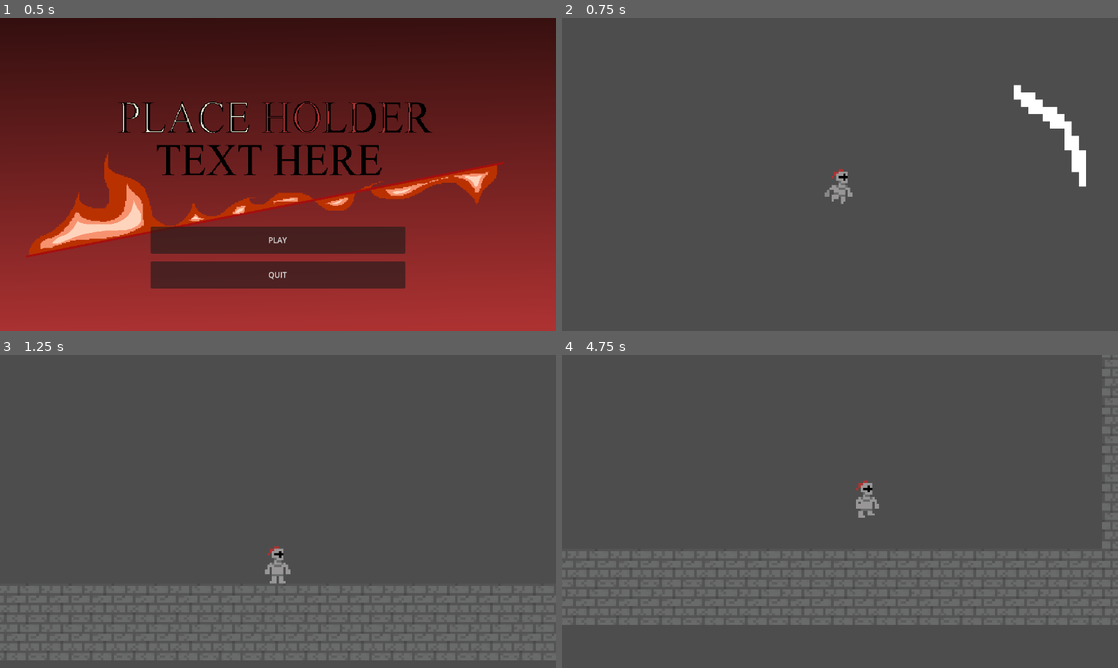
Above: before the commit, frames 1-4 (two rows, left to right).
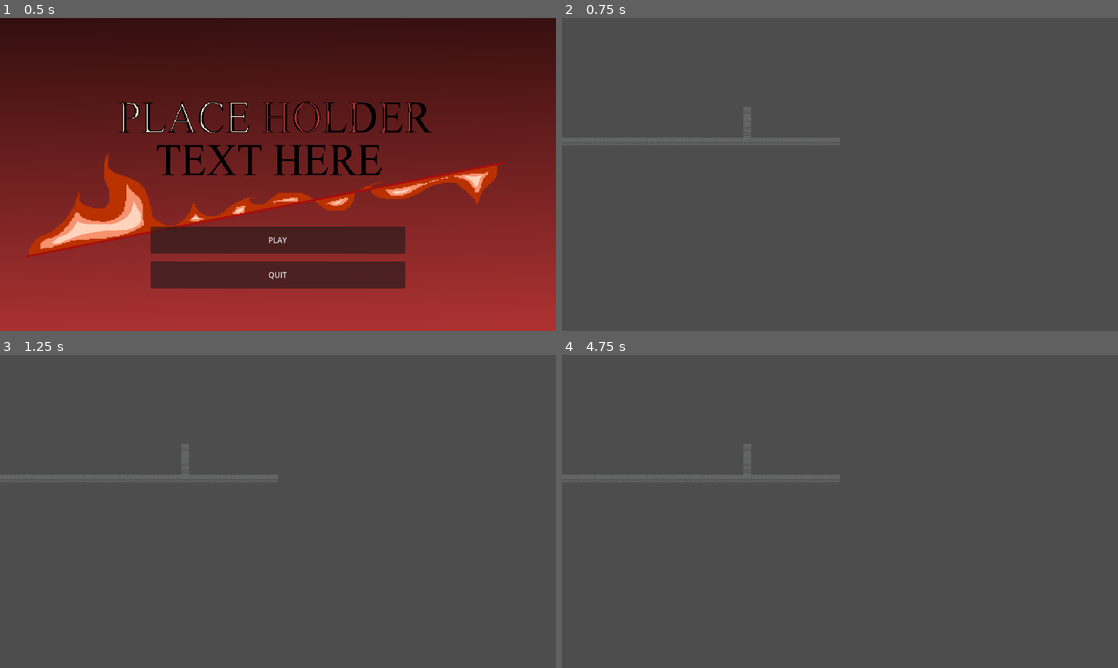
Above: after the commit, the same moments.

Repository: Owen-Harper25/Hollow-Clone
Game: Godot game, scene res://Scenes/title_screen_gui.tscn
Same seed, same stepped clock (60 frames per second), same inputs: the game is played once before the commit and once after it.
Inputs:
- Up to frame 1 (0.5 s): no input
- Up to frame 2 (0.75 s): click "PLAY" at 0.5 s
- Up to frame 3 (1.25 s): no input
- Up to frame 4 (4.75 s): hold D (right) 1.28-2.78 s; tap Shift (sprint) every 0.75 s from 1.35 to 4.35 s; tap Space (jump) at 1.52, 2.27, 3.77, 4.52 s; hold A (left) 2.78-3.53 s; hold D (right) from 3.53 s (still down)

Frame 1 is identical in both runs. In frame 2, 1.6% of the frame differs, in the area x 0-95%, y 21-60%; in frame 3, 13%; in frame 4, 13%, in the area x 0-100%, y 0-87%.
Error before the commit: Attempt to call function 'start' in base 'null instance' on a null instance. (res://Scripts/player.gd:247)

Commit message:
Update title_screen_gui.gd

Diff:
--- a/Scripts/title_screen_gui.gd
+++ b/Scripts/title_screen_gui.gd
@@ -1,7 +1,7 @@
 extends Control
 
 func _on_play_game_button_down() -> void:
-	get_tree().change_scene_to_file("res://Scenes/game_manager.tscn")
+	get_tree().change_scene_to_file("res://Scenes/testmap.tscn")
 	pass # Replace with function body.
 
 func _on_quit_game_button_down() -> void:
